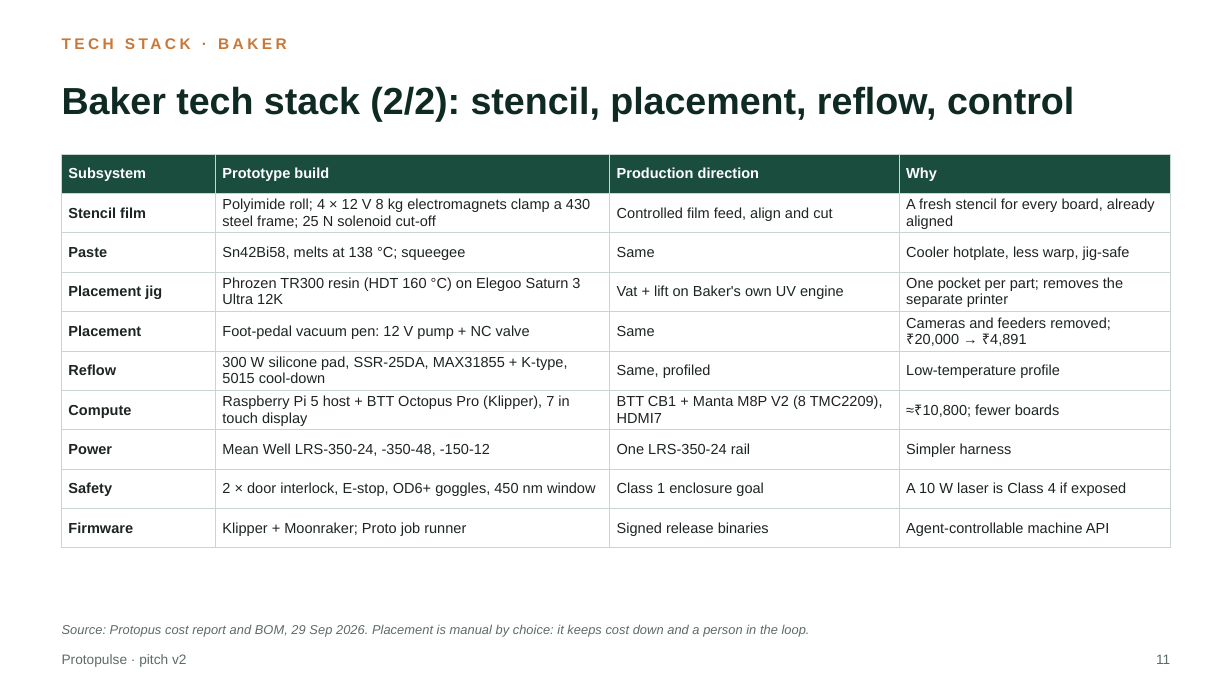
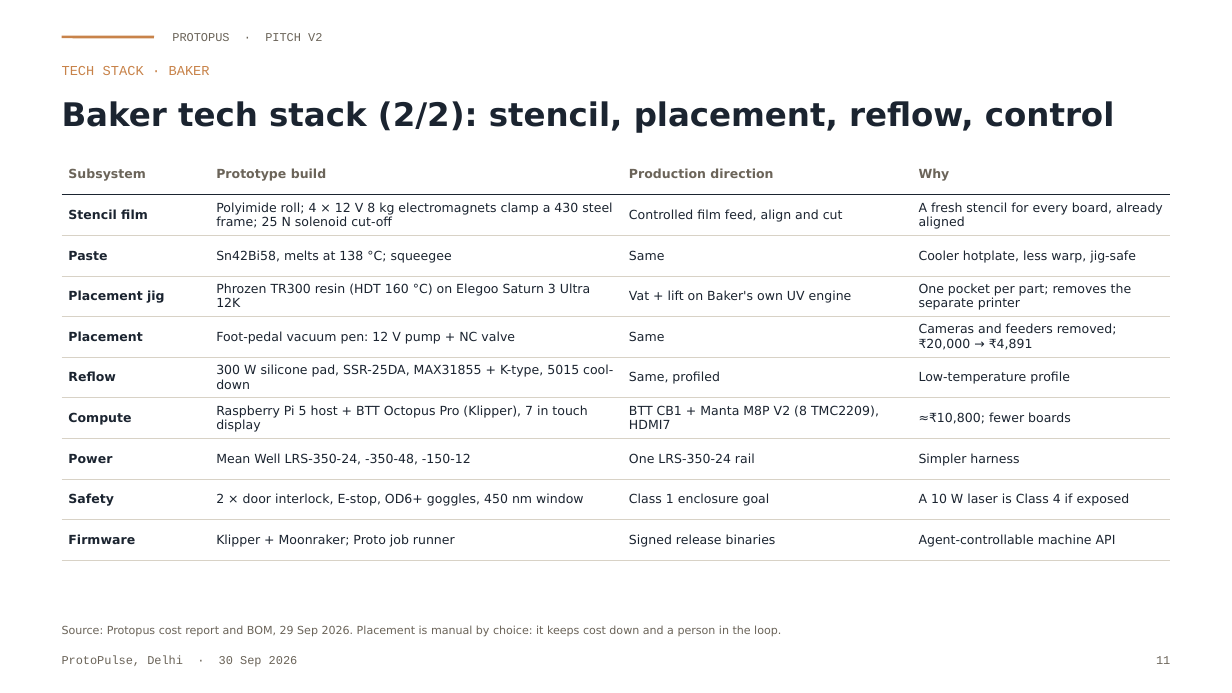
Before and after one commit to Soham-ece/nn, a slide deck: slide 11 of protopulse_murder_board/Protopulse_Pitch_v2.pptx. Drawn at 1232x693 pixels with LibreOffice and Linux fonts; fonts in the diff are those of the drawing. Boxes give left, top, right and bottom in pixels: in the first picture for what was removed or moved away, otherwise in the second. Text is boxed around its words. In the diff, an @@ line names an element or a change of style, - is before the commit and + after.

```diff
--- a/protopulse_murder_board/Protopulse_Pitch_v2.pptx
+++ b/protopulse_murder_board/Protopulse_Pitch_v2.pptx
@@ line added from (62, 37) to (154, 37), #C8834A 1.5 pt @@
@@ text at <box>172,33,322,41</box>: text changed; size 8 to 7 pt; font Arial to Courier New; text colour #5E6B66 to #6B6459 @@
-Protopulse · pitch v2
+PROTOPUS · PITCH V2
@@ text "Baker tech stack (2/2): stencil, ...": place and size @@
-text "Baker tech stack (2/2): stencil, ..." at <box>62,86,1074,122</box>
+text "Baker tech stack (2/2): stencil, ..." at <box>62,101,1114,133</box>
@@ text "Baker tech stack (2/2): stencil, ..." at <box>62,101,1114,133</box>: size 22 to 19 pt, font Arial to DejaVu Sans, text colour #0F2A22 to #1B2430 @@
@@ text "TECH STACK · BAKER": place and size @@
-text "TECH STACK · BAKER" at <box>62,34,1170,62</box>
+text "TECH STACK · BAKER" at <box>62,66,210,75</box>
@@ text "TECH STACK · BAKER" at <box>62,66,210,75</box>: size 9 to 8 pt, font Arial to Courier New, text colour #C8793A to #C8834A, letter spacing 2 to 0 pt, bold off @@
@@ table at <box>62,154,1170,551</box> @@
@@ fill #1B4D3E to none in row 1 @@
@@ size 8.5 to 7.3 pt, font Arial to DejaVu Sans, text colour #1D2522 to #1B2430 @@
@@ text colour #FFFFFF to #6B6459 in "Subsystem", "Prototype build", "Production direction", "Why" @@
@@ borders changed @@
@@ text "Source: Protopus cost report and ..." at <box>62,625,781,637</box>: size 7.5 to 6.5 pt, font Arial to DejaVu Sans, text colour #5E6B66 to #6B6459, italic off @@
@@ text added at <box>62,656,298,667</box>, 7 pt, text #6B6459 @@
+ProtoPulse, Delhi · 30 Sep 2026
@@ text "11" at <box>1156,656,1170,664</box>: size 8 to 7 pt, font Arial to Courier New, text colour #5E6B66 to #6B6459 @@
```
Also in this commit, not shown: 29 other slides changed.
